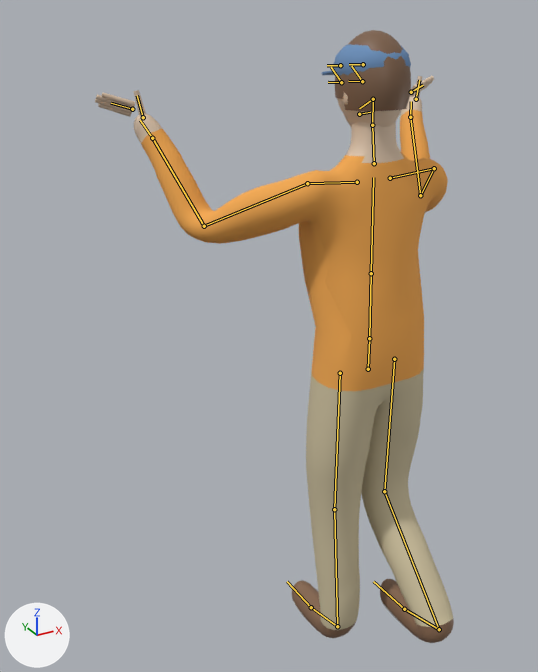
A saved change to the glTF model characters/stranger_d.glb.
Camera for both pictures: a 50 mm camera at (-1.099, -1.448, 1.809) aimed at (-0.176, 0.23, 0.97). The lights are fixed; the arrows at lower left show +X, +Y and +Z. The picture after the commit comes second. Both versions are drawn at frame 0 of the action 'carry'; the numbers are the values there. The bones that change, and the others that lie on the model, are drawn over the model as lines.

In view in the first picture: 'stranger_d_Mesh'.
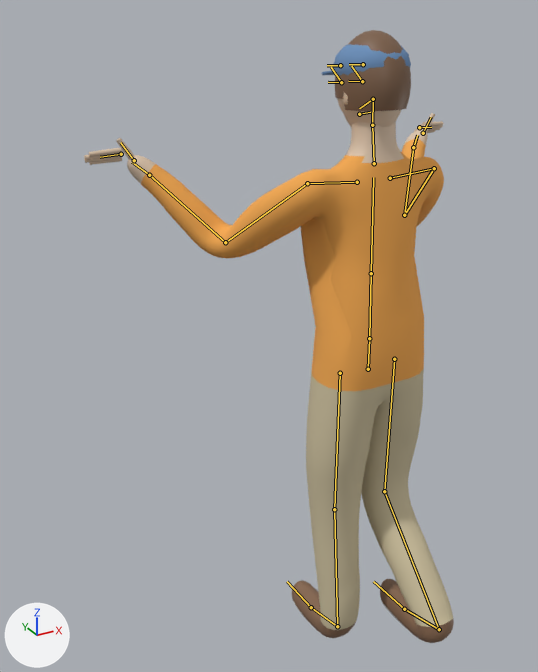
Where the change shows, as pixel boxes (x1, y1, x2, y2) in the pictures (538 x 672 px):
'stranger_d_Mesh', posed
    before: (95, 30, 454, 643)
    after: (84, 30, 454, 643)
bone 'UpperArm.L', root to tip
    before: (307, 183) to (204, 226)
    after: (307, 183) to (225, 242)
bone 'UpperArm.R', root to tip
    before: (434, 168) to (420, 195)
    after: (434, 168) to (404, 215)

The edits, one by one:
Bone 'UpperArm.L' (bone_upperarm_l) turns from (55, -13, -29) to (47, -19, -47) degrees about its own x, y and z.
Bone 'UpperArm.R' (bone_upperarm_r) turns from (55, 13, 29) to (47, 19, 47) degrees about its own x, y and z.
